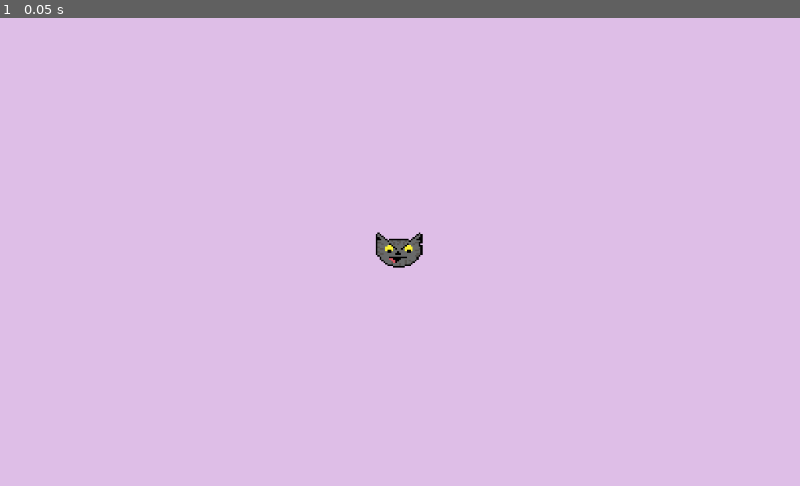
Above: before the commit, frame 1.
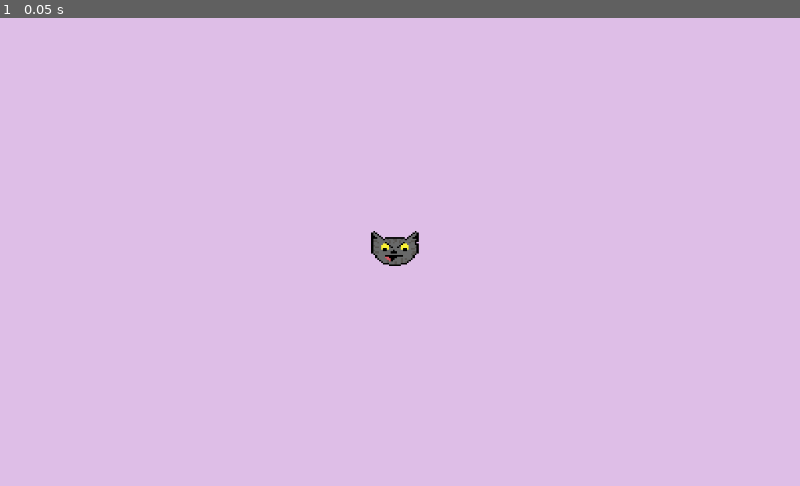
Above: after the commit, the same moment.

Repository: jhmauritz/Dream_Cats
Game: Godot game, scene res://Scenes/playerScene.tscn
Two runs of this game, one before a commit and one after it. Both use one fixed random seed, a clock stepped at 60 frames per second and the inputs below. This scene is started directly instead of the project's main scene.
Inputs:
- Up to frame 1 (0.05 s): no input

The runs differ from the first frame. In frame 1, 0.3% of the frame differs, in the area x 46-53%, y 45-54%.

Commit message:
changing procedural generation

Diff:
--- a/Scenes/GenerateRoom.tscn
+++ /dev/null
@@ -1,9 +0,0 @@
-[gd_scene load_steps=2 format=2]
-
-[ext_resource path="res://Scripts/gen_rooms.gd" type="Script" id=1]
-
-[node name="Room" type="RigidBody2D"]
-mode = 2
-script = ExtResource( 1 )
-
-[node name="CollisionShape2D" type="CollisionShape2D" parent="."]
--- a/Scenes/MainScene.tscn
+++ b/Scenes/MainScene.tscn
@@ -1,14 +1,4 @@
-[gd_scene load_steps=2 format=2]
-
-[ext_resource path="res://Scripts/gen_map.gd" type="Script" id=1]
+[gd_scene format=2]
 
 [node name="MainScene" type="Node2D"]
 position = Vector2( 4.75681, 3.56761 )
-script = ExtResource( 1 )
-
-[node name="Rooms" type="Node2D" parent="."]
-
-[node name="Camera2D" type="Camera2D" parent="."]
-position = Vector2( 507.812, 290.433 )
-current = true
-zoom = Vector2( 10, 10 )
--- a/Scenes/playerScene.tscn
+++ b/Scenes/playerScene.tscn
@@ -1,34 +1,31 @@
-[gd_scene load_steps=5 format=2]
+[gd_scene load_steps=4 format=2]
 
 [ext_resource path="res://Sprites/GreyCat_Head.png" type="Texture" id=1]
 [ext_resource path="res://Scripts/PlayerController.gd" type="Script" id=2]
-
-[sub_resource type="GDScript" id=1]
 
 [sub_resource type="RectangleShape2D" id=2]
 extents = Vector2( 30.0716, 22.0414 )
 
 [node name="Node2D" type="Node2D"]
-script = SubResource( 1 )
+position = Vector2( 510.268, 298.601 )
 
 [node name="Player" type="Node" parent="."]
 
 [node name="KinematicBody2D" type="KinematicBody2D" parent="Player"]
-position = Vector2( 179.218, 472.108 )
+position = Vector2( 511.207, 298.239 )
 script = ExtResource( 2 )
 friction = 0.15
 speed = 400
 jump_speed = -800
+gravity = 400
 
 [node name="CollisionShape2D" type="CollisionShape2D" parent="Player/KinematicBody2D"]
-position = Vector2( 6.32961, -1.86334 )
 shape = SubResource( 2 )
 
 [node name="Cat" type="Sprite" parent="Player/KinematicBody2D/CollisionShape2D"]
-position = Vector2( 3.54228, 2.51434 )
 scale = Vector2( 2.51885, 2.0239 )
 texture = ExtResource( 1 )
 
 [node name="Camera2D" type="Camera2D" parent="Player/KinematicBody2D"]
-position = Vector2( 11.0553, -1.18179 )
+position = Vector2( 6.70911, 0.218292 )
 current = true
--- a/Scripts/GenerateMap.gd
+++ /dev/null
@@ -1,18 +0,0 @@
-extends TileMap
-
-var grid = []
-
-func _ready():
-	grid.resize(24)
-	for n in 24:
-		grid[n] = []
-		grid [n].resize(24)
-		for m in 24:
-			if (n%15 == 0 or m%8 == 0) and randi()%20 != 0:
-				grid[n][m] = 0
-			else:
-				grid[n][m] = -1
-
-	for n in range (0, 23):
-		for m in range (0, 23):
-			set_cell(n, m, grid[n][m])
--- a/Scripts/gen_map.gd
+++ /dev/null
@@ -1,36 +0,0 @@
-extends Node2D
-
-var Room = preload("res://Scenes/GenerateRoom.tscn")
-
-var tile_size = 32
-var num_rooms = 50
-var min_size = 4
-var max_size = 10
-var hspread = 400
-
-func _ready():
-	randomize()
-	make_rooms()
-
-func make_rooms():
-	for i in range(num_rooms):
-		var pos = Vector2(rand_range(-hspread, hspread),0)
-		var r = Room.instance()
-		var w = min_size + randi() % (max_size - min_size)
-		var h = min_size + randi() % (max_size - min_size)
-		r.make_room(pos, Vector2(w, h) *  tile_size)
-		$Rooms.add_child(r)
-
-func _draw():
-	for room in $Rooms.get_children():
-		draw_rect(Rect2(room.position - room.size, room.size * 2),
-			Color(32, 228, 0), false)
-
-func _process(delta):
-	update()
-
-func _input(event):
-	if event.is_action_pressed('ui_select'):
-		for n in $Rooms.get_children():
-			n.queue_free()
-		make_rooms()
--- a/Scripts/gen_rooms.gd
+++ /dev/null
@@ -1,11 +0,0 @@
-extends RigidBody2D
-
-var size
-
-func make_room(_pos, _size):
-	position = _pos
-	size = _size
-	var s = RectangleShape2D.new()
-	s.custom_solver_bias = .75
-	s.extents = size
-	$CollisionShape2D.shape = s
--- /dev/null
+++ b/fonts/architect-s-daughter/ArchitectsDaughter32.tres
@@ -0,0 +1,8 @@
+[gd_resource type="DynamicFont" load_steps=2 format=2]
+
+[ext_resource path="res://fonts/architect-s-daughter/ArchitectsDaughter.ttf" type="DynamicFontData" id=1]
+
+[resource]
+
+size = 32
+font_data = ExtResource( 1 )
--- /dev/null
+++ b/fonts/cmu-typewriter/Typewriter.tres
@@ -0,0 +1,8 @@
+[gd_resource type="DynamicFont" load_steps=2 format=2]
+
+[ext_resource path="res://fonts/cmu-typewriter/Typewriter/cmuntt.ttf" type="DynamicFontData" id=1]
+
+[resource]
+
+size = 32
+font_data = ExtResource( 1 )
--- /dev/null
+++ b/fonts/connection_ii/ConnectionII.tres
@@ -0,0 +1,8 @@
+[gd_resource type="DynamicFont" load_steps=2 format=2]
+
+[ext_resource path="res://fonts/connection_ii/ConnectionII.otf" type="DynamicFontData" id=1]
+
+[resource]
+
+size = 30
+font_data = ExtResource( 1 )
--- /dev/null
+++ b/fonts/droid-sans/DroidSans.tres
@@ -0,0 +1,8 @@
+[gd_resource type="DynamicFont" load_steps=2 format=2]
+
+[ext_resource path="res://fonts/droid-sans/DroidSans.ttf" type="DynamicFontData" id=1]
+
+[resource]
+
+size = 32
+font_data = ExtResource( 1 )
--- /dev/null
+++ b/fonts/kirifont/Kirifont.tres
@@ -0,0 +1,10 @@
+[gd_resource type="DynamicFont" load_steps=2 format=2]
+
+[ext_resource path="res://fonts/kirifont/KiriFont.otf" type="DynamicFontData" id=1]
+
+[resource]
+
+size = 32
+extra_spacing_top = -5
+extra_spacing_bottom = -20
+font_data = ExtResource( 1 )
--- /dev/null
+++ b/fonts/linux-libertine/LinuxLibertine.tres
@@ -0,0 +1,5 @@
+[gd_resource type="DynamicFontData" format=2]
+
+[resource]
+
+font_path = "res://fonts/linux-libertine/LinLibertine_5.3.0_2012_07_02/LinLibertineOTF_5.3.0_2012_07_02/LinLibertine_R.otf"
--- /dev/null
+++ b/fonts/montreal/Montreal.tres
@@ -0,0 +1,8 @@
+[gd_resource type="DynamicFont" load_steps=2 format=2]
+
+[ext_resource path="res://fonts/montreal/Montreal-Regular.ttf" type="DynamicFontData" id=1]
+
+[resource]
+
+size = 32
+font_data = ExtResource( 1 )
--- /dev/null
+++ b/fonts/poco/Poco.tres
@@ -0,0 +1,11 @@
+[gd_resource type="DynamicFont" load_steps=2 format=2]
+
+[ext_resource path="res://fonts/poco/Poco.ttf" type="DynamicFontData" id=1]
+
+[resource]
+
+size = 40
+use_mipmaps = true
+extra_spacing_top = -18
+extra_spacing_bottom = 2
+font_data = ExtResource( 1 )
--- /dev/null
+++ b/fonts/source-code-pro/SourceCodePro.tres
@@ -0,0 +1,8 @@
+[gd_resource type="DynamicFont" load_steps=2 format=2]
+
+[ext_resource path="res://fonts/source-code-pro/source-code-pro-2.010R-ro-1.030R-it/TTF/SourceCodePro-Regular.ttf" type="DynamicFontData" id=1]
+
+[resource]
+
+size = 32
+font_data = ExtResource( 1 )
--- /dev/null
+++ b/fonts/xolonium/Xolonium.tres
@@ -0,0 +1,8 @@
+[gd_resource type="DynamicFont" load_steps=2 format=2]
+
+[ext_resource path="res://fonts/xolonium/xolonium-fonts-4.1/ttf/Xolonium-Regular.ttf" type="DynamicFontData" id=1]
+
+[resource]
+
+size = 32
+font_data = ExtResource( 1 )
Not shown, added: fonts/architect-s-daughter/Architects Daughter SIL OFL Font License.txt
Binary file added: fonts/architect-s-daughter/ArchitectsDaughter.ttf
Not shown, added: fonts/cmu-typewriter/Typewriter/OFL-FAQ.txt
Not shown, added: fonts/cmu-typewriter/Typewriter/OFL.txt
Not shown, added: fonts/cmu-typewriter/Typewriter/README.txt
Binary file added: fonts/cmu-typewriter/Typewriter/cmunit.ttf
Binary file added: fonts/cmu-typewriter/Typewriter/cmuntb.ttf
Binary file added: fonts/cmu-typewriter/Typewriter/cmuntt.ttf
Binary file added: fonts/cmu-typewriter/Typewriter/cmuntx.ttf
Binary file added: fonts/connection/Connection.otf
Binary file added: fonts/connection/ConnectionBold.otf
Not shown, added: fonts/connection/SIL Open Font License.txt
(and 55 more such lines)
